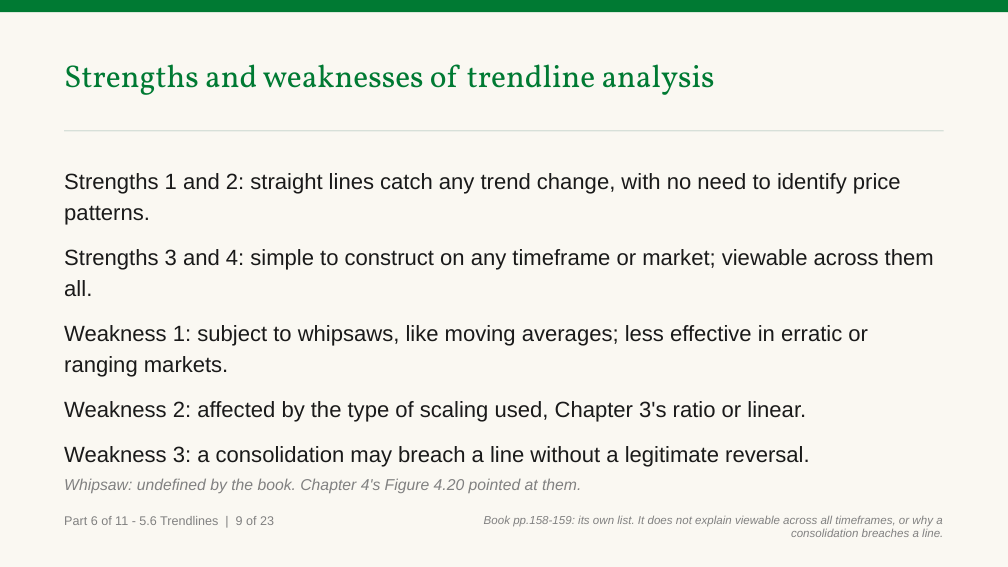
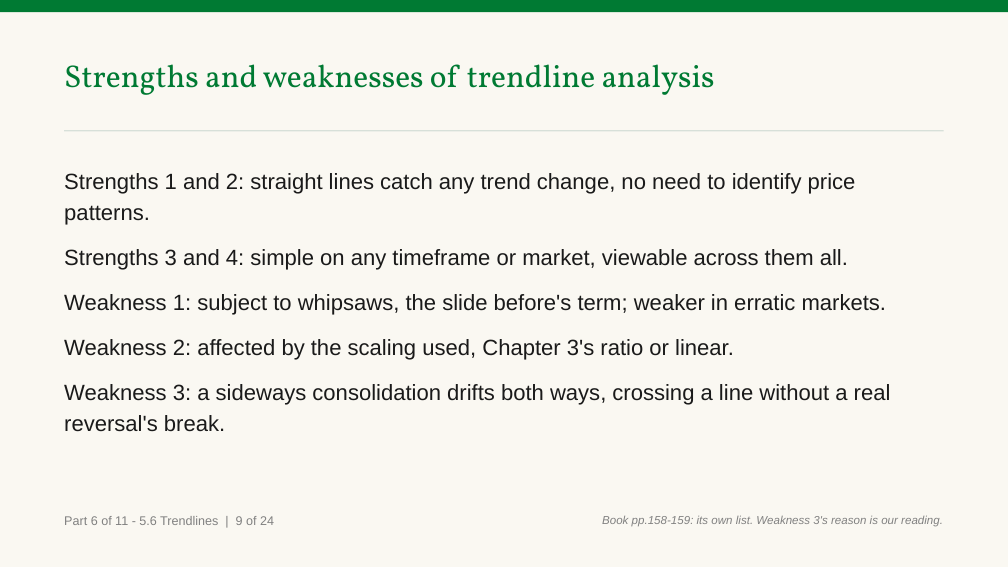
Before and after one commit to benjiesotelo-sudo/Telos_FIN1209, a slide deck: slide 116 of chapter-05/FIN1209-Chapter-05.pptx. Drawn at 1008x567 pixels with LibreOffice and Linux fonts; fonts in the diff are those of the drawing. Boxes give left, top, right and bottom in pixels: in the first picture for what was removed or moved away, otherwise in the second. Text is boxed around its words. In the diff, an @@ line names an element or a change of style, - is before the commit and + after.

Commit message:
Fix all 25 slides a full fresh-reader pass of Chapter 5 failed
A separate worker ran the full 156-slide fresh-reader pass this
session had deferred (data/fin1209-ch5-fresh-read/report.md): 25
slides failed one of the four standing questions (nothing used
before taught, nothing stated without its explanation, every idea
has a picture, every check answered earlier). Fixes this round, by
pattern: glossed eight terms in one line at first use instead of
removing them (pip, backtest, N/sequence/retest/standard deviation,
random entries, moving average, minor trough/peak, inter-bar
trendlines, whipsaw); reframed four slides built on an illegible
figure so nothing on them needs verifying from it, and resequenced
one slide's missing definition to the slide just before it instead
of moving content; gave two slides a picture by recalling an
existing chart rather than drawing a fresh one; redrew Figure 5.50's
standard fan lines as a new companion chart, its troughs too small
to tell apart in the book, the one net new slide this round (156 to
157); reconciled one slide's rule against an apparently contradictory
earlier one; sourced five unexplained numbers or marked them
heuristics; and left two genuinely untaught tools named without an
invented mechanism, added to the closing slide's own list for it.

Caught and fixed one defect the fresh-reader report did not surface:
the new fan-lines chart's first draft had labels clipped and
overlapping at the plot edge, from copying an unrelated chart's offset
geometry; redrawn to the same modest-offset style every other
annotated chart in the file uses.

Two of the picture fixes needed their own chart identity once
deckkit's own validator refused a reused letter ("chart O is used on
more than one slide"), and the new fan-lines chart needed one too, so
the whole 44-chart sequence is relettered again to 47, A to Z then AA
to AU, with no exception. Corrects the matching prose in both
charts_chapter05.py and chapter-05/README.md, including two spots the
first relettering pass's regex missed: a bold-letter list that
happened to wrap across a source line break, and a paragraph naming
letters outside any "Chart X" pattern.

Full account, including the known pre-existing gaps left untouched,
is in data/fin1209-ch5-deck/final-pass.md in the firstmate home.

```diff
--- a/chapter-05/FIN1209-Chapter-05.pptx
+++ b/chapter-05/FIN1209-Chapter-05.pptx
@@ text at (64, 173, 891, 432): text changed @@
-Strengths 1 and 2: straight lines catch any trend change, with no need to identify price patterns.
-Strengths 3 and 4: simple to construct on any timeframe or market; viewable across them all.
-Weakness 1: subject to whipsaws, like moving averages; less effective in erratic or ranging markets.
-Weakness 2: affected by the type of scaling used, Chapter 3's ratio or linear.
-Weakness 3: a consolidation may breach a line without a legitimate reversal.
+Strengths 1 and 2: straight lines catch any trend change, no need to identify price patterns.
+Strengths 3 and 4: simple on any timeframe or market, viewable across them all.
+Weakness 1: subject to whipsaws, the slide before's term; weaker in erratic markets.
+Weakness 2: affected by the scaling used, Chapter 3's ratio or linear.
+Weakness 3: a sideways consolidation drifts both ways, crossing a line without a real reversal's break.
@@ text removed at (64, 478, 581, 493) @@
-Whipsaw: undefined by the book. Chapter 4's Figure 4.20 pointed at them.
@@ text at (64, 516, 274, 525): text changed @@
-Part 6 of 11 - 5.6 Trendlines | 9 of 23
+Part 6 of 11 - 5.6 Trendlines | 9 of 24
@@ text at (602, 515, 943, 527): text changed @@
-Book pp.158-159: its own list. It does not explain viewable across all timeframes, or why a consolidation breaches a line.
+Book pp.158-159: its own list. Weakness 3's reason is our reading.
```
Also in this commit, not shown: 52 other slides changed, 1 slide added, 4 other files.
